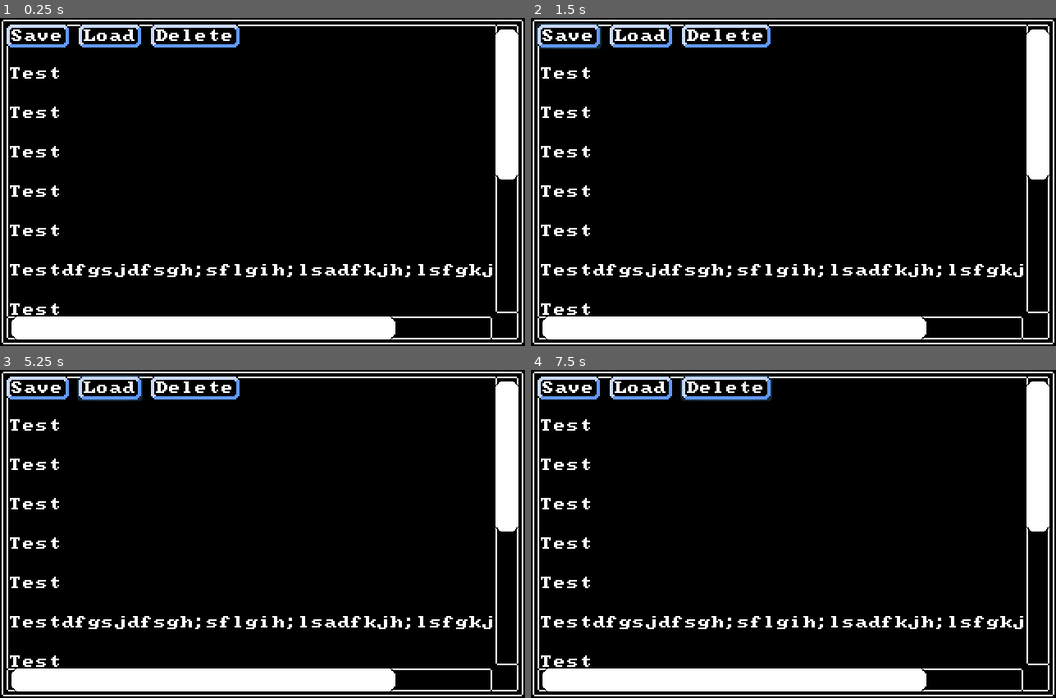
Above: before the commit, frames 1-4 (two rows, left to right).
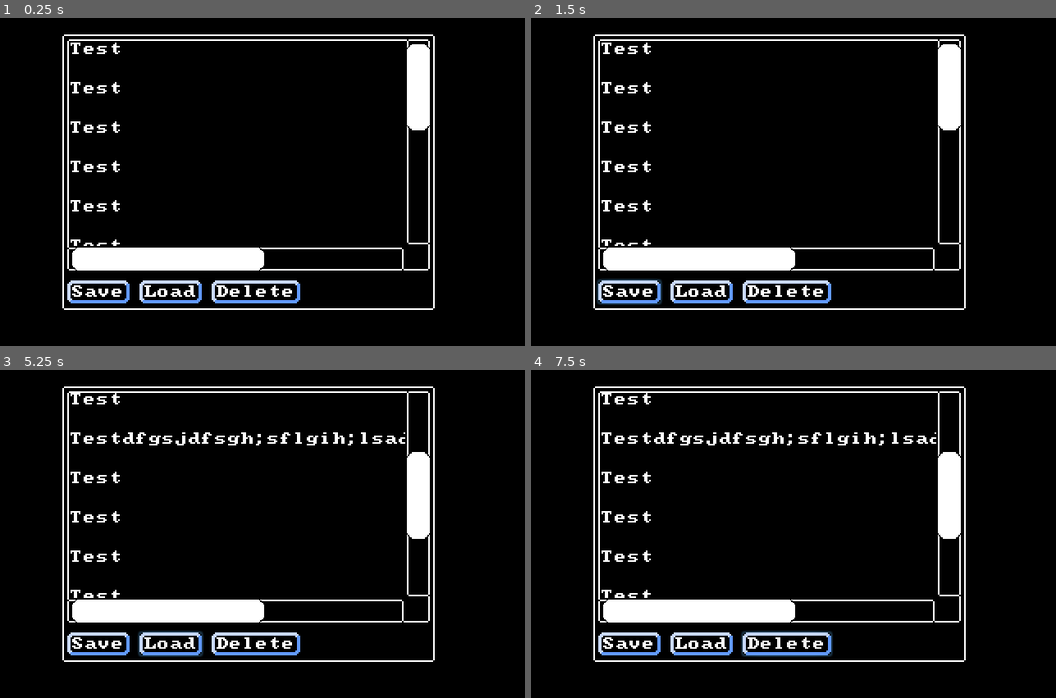
Above: after the commit, the same moments.

Repository: AaronWizard/ShapeFight
Game: Godot game, scene res://SaveLoadDialog.tscn
Same seed, same stepped clock (60 frames per second), same inputs: the game is played once before the commit and once after it. This scene is started directly instead of the project's main scene.
Inputs (mouse positions are in pixels of both pictures, inside the frame that each line leads up to):
- Up to frame 1 (0.25 s): no input
- Up to frame 2 (1.5 s): tap Enter at 0.5 s; move the mouse to (909, 165) at 0.52 s; press the mouse at (909, 165) at 0.53 s; hold Right (move_east) 0.53-1.25 s; release the mouse at (909, 165) at 1.25 s; click "Save" at 1.25 s
- Up to frame 3 (5.25 s): click "Load" at 2 s; move the mouse to (157, 550) at 2.77 s; hold Down (move_south) 2.78-3.53 s; click (157, 550) at 2.85 s; move the mouse to (315, 461) at 3.52 s; press the mouse at (315, 461) at 3.53 s; hold Right (move_east) 3.53-4.28 s; move the mouse to (236, 599) at 4.27 s; release the mouse at (236, 599) at 4.28 s; hold Up (move_north) 4.28-5.03 s; click (236, 599) at 4.35 s; move the mouse to (420, 583) at 5.02 s; press the mouse at (420, 583) at 5.03 s; hold Left (move_west) from 5.03 s (still down)
- Up to frame 4 (7.5 s): move the mouse to (636, 484) at 5.77 s; release the mouse at (636, 484) at 5.78 s; click (636, 484) at 5.85 s; move the mouse to (819, 534) at 6.52 s; release Left (move_west) at 6.53 s; press the mouse at (819, 534) at 6.53 s; hold Down (move_south) 6.53-7.28 s; move the mouse to (714, 452) at 7.27 s; release the mouse at (714, 452) at 7.28 s; hold Right (move_east) from 7.28 s (still down); click (714, 452) at 7.35 s

The runs differ from the first frame. In frame 1, 20% of the frame differs, in the area x 0-100%, y 0-100%; in frame 2, 21%; in frame 3, 21%; in frame 4, 21%.

Commit message:
Save/load buttons. Layout fixes.

Diff:
--- a/SaveLoadDialog.tscn
+++ b/SaveLoadDialog.tscn
@@ -5,134 +5,142 @@
 [node name="PanelContainer" type="PanelContainer"]
 anchor_right = 1.0
 anchor_bottom = 1.0
+margin_left = 36.7051
+margin_top = 9.06833
+margin_right = -54.2949
+margin_bottom = -20.9317
 theme = ExtResource( 1 )
+__meta__ = {
+"_edit_group_": true
+}
 
-[node name="ScrollContainer" type="ScrollContainer" parent="."]
+[node name="VBoxContainer" type="VBoxContainer" parent="."]
 margin_left = 3.0
 margin_top = 3.0
-margin_right = 317.0
-margin_bottom = 197.0
+margin_right = 226.0
+margin_bottom = 167.0
 
-[node name="VBoxContainer" type="VBoxContainer" parent="ScrollContainer"]
+[node name="ScrollContainer" type="ScrollContainer" parent="VBoxContainer"]
+margin_right = 223.0
+margin_bottom = 144.0
+size_flags_vertical = 3
+
+[node name="VBoxContainer" type="VBoxContainer" parent="VBoxContainer/ScrollContainer"]
 editor/display_folded = true
 margin_left = 3.0
 margin_top = 3.0
 margin_right = 371.0
 margin_bottom = 359.0
 
-[node name="Label" type="Label" parent="ScrollContainer/VBoxContainer"]
+[node name="Label" type="Label" parent="VBoxContainer/ScrollContainer/VBoxContainer"]
 margin_right = 368.0
 margin_bottom = 20.0
 text = "Test
 "
 
-[node name="Label2" type="Label" parent="ScrollContainer/VBoxContainer"]
+[node name="Label2" type="Label" parent="VBoxContainer/ScrollContainer/VBoxContainer"]
 margin_top = 24.0
 margin_right = 368.0
 margin_bottom = 44.0
 text = "Test
 "
 
-[node name="Label3" type="Label" parent="ScrollContainer/VBoxContainer"]
+[node name="Label3" type="Label" parent="VBoxContainer/ScrollContainer/VBoxContainer"]
 margin_top = 48.0
 margin_right = 368.0
 margin_bottom = 68.0
 text = "Test
 "
 
-[node name="Label4" type="Label" parent="ScrollContainer/VBoxContainer"]
+[node name="Label4" type="Label" parent="VBoxContainer/ScrollContainer/VBoxContainer"]
 margin_top = 72.0
 margin_right = 368.0
 margin_bottom = 92.0
 text = "Test
 "
 
-[node name="Label5" type="Label" parent="ScrollContainer/VBoxContainer"]
+[node name="Label5" type="Label" parent="VBoxContainer/ScrollContainer/VBoxContainer"]
 margin_top = 96.0
 margin_right = 368.0
 margin_bottom = 116.0
 text = "Test
 "
 
-[node name="Label6" type="Label" parent="ScrollContainer/VBoxContainer"]
+[node name="Label6" type="Label" parent="VBoxContainer/ScrollContainer/VBoxContainer"]
 margin_top = 120.0
 margin_right = 368.0
 margin_bottom = 140.0
 text = "Test
 "
 
-[node name="Label7" type="Label" parent="ScrollContainer/VBoxContainer"]
+[node name="Label7" type="Label" parent="VBoxContainer/ScrollContainer/VBoxContainer"]
 margin_top = 144.0
 margin_right = 368.0
 margin_bottom = 164.0
 text = "Testdfgsjdfsgh;sflgih;lsadfkjh;lsfgkjh;lskfgjh
 "
 
-[node name="Label8" type="Label" parent="ScrollContainer/VBoxContainer"]
+[node name="Label8" type="Label" parent="VBoxContainer/ScrollContainer/VBoxContainer"]
 margin_top = 168.0
 margin_right = 368.0
 margin_bottom = 188.0
 text = "Test
 "
 
-[node name="Label9" type="Label" parent="ScrollContainer/VBoxContainer"]
+[node name="Label9" type="Label" parent="VBoxContainer/ScrollContainer/VBoxContainer"]
 margin_top = 192.0
 margin_right = 368.0
 margin_bottom = 212.0
 text = "Test
 "
 
-[node name="Label10" type="Label" parent="ScrollContainer/VBoxContainer"]
+[node name="Label10" type="Label" parent="VBoxContainer/ScrollContainer/VBoxContainer"]
 margin_top = 216.0
 margin_right = 368.0
 margin_bottom = 236.0
 text = "Test
 "
 
-[node name="Label11" type="Label" parent="ScrollContainer/VBoxContainer"]
+[node name="Label11" type="Label" parent="VBoxContainer/ScrollContainer/VBoxContainer"]
 margin_top = 240.0
 margin_right = 368.0
 margin_bottom = 260.0
 text = "Test
 "
 
-[node name="Label12" type="Label" parent="ScrollContainer/VBoxContainer"]
+[node name="Label12" type="Label" parent="VBoxContainer/ScrollContainer/VBoxContainer"]
 margin_top = 264.0
 margin_right = 368.0
 margin_bottom = 284.0
 text = "Test
 "
 
-[node name="Label13" type="Label" parent="ScrollContainer/VBoxContainer"]
+[node name="Label13" type="Label" parent="VBoxContainer/ScrollContainer/VBoxContainer"]
 margin_top = 288.0
 margin_right = 368.0
 margin_bottom = 308.0
 text = "Test
 "
 
-[node name="Label14" type="Label" parent="ScrollContainer/VBoxContainer"]
+[node name="Label14" type="Label" parent="VBoxContainer/ScrollContainer/VBoxContainer"]
 margin_top = 312.0
 margin_right = 368.0
 margin_bottom = 332.0
 text = "Test
 "
 
-[node name="Label15" type="Label" parent="ScrollContainer/VBoxContainer"]
+[node name="Label15" type="Label" parent="VBoxContainer/ScrollContainer/VBoxContainer"]
 margin_top = 336.0
 margin_right = 368.0
 margin_bottom = 356.0
 text = "Test
 "
 
-[node name="VBoxContainer" type="VBoxContainer" parent="."]
-margin_left = 3.0
-margin_top = 3.0
-margin_right = 317.0
-margin_bottom = 197.0
-
 [node name="Buttons" type="HBoxContainer" parent="VBoxContainer"]
-margin_right = 314.0
-margin_bottom = 16.0
+editor/display_folded = true
+margin_top = 148.0
+margin_right = 223.0
+margin_bottom = 164.0
 
 [node name="Save" type="Button" parent="VBoxContainer/Buttons"]
 margin_right = 40.0
